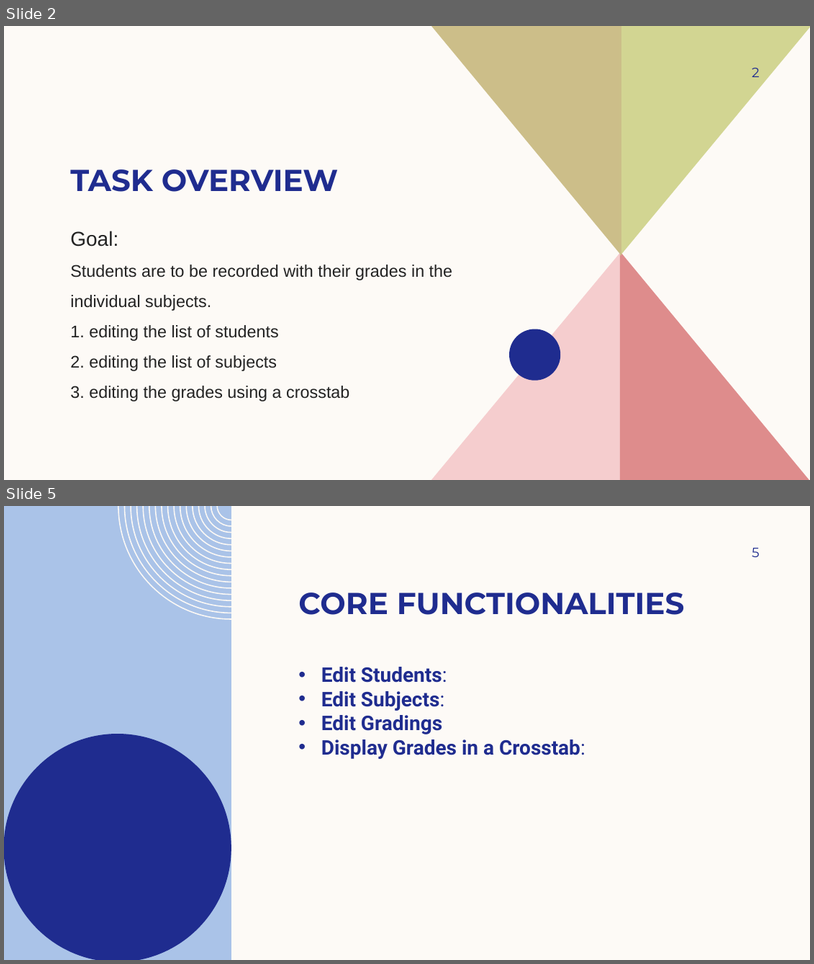
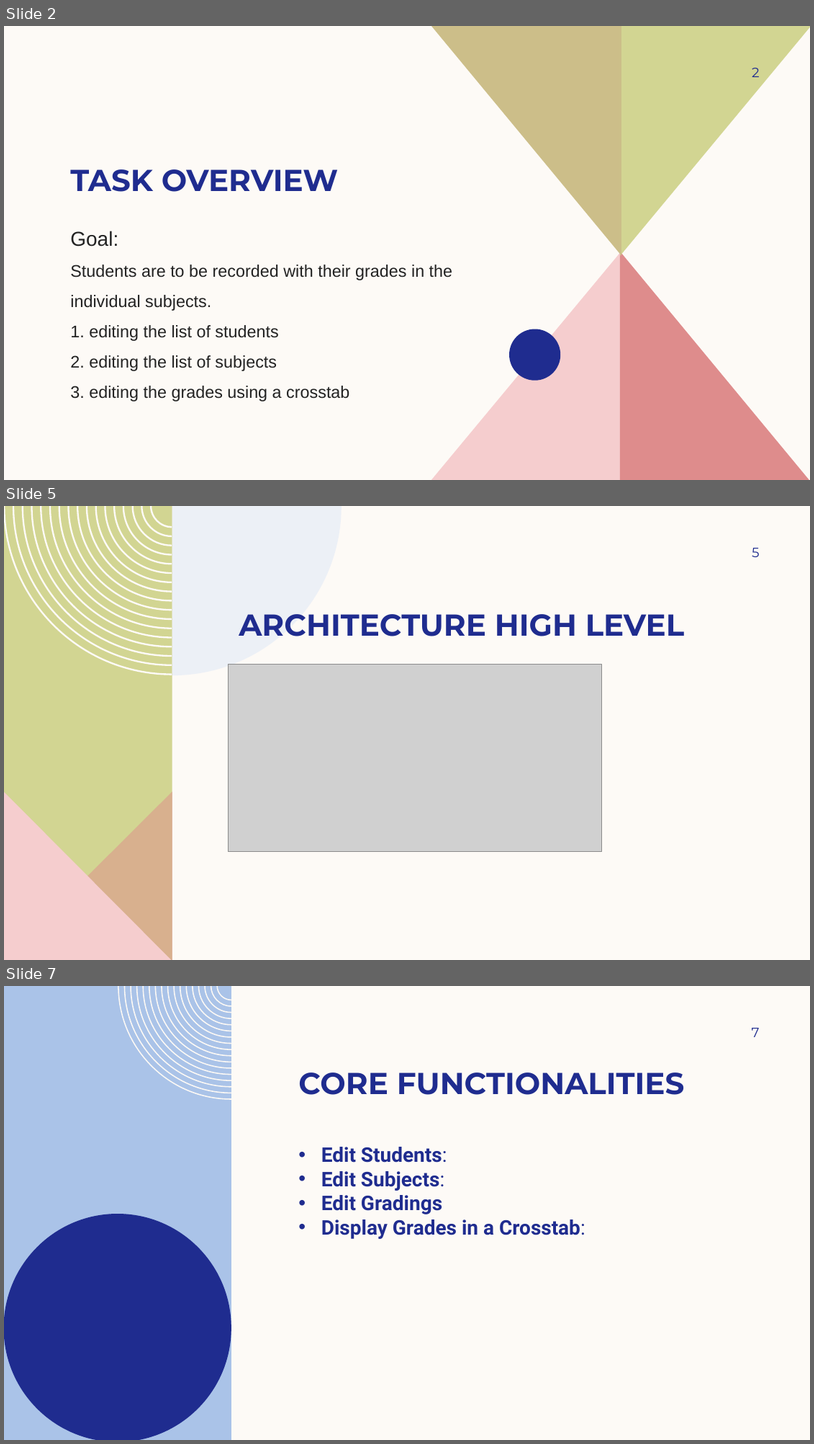
Before and after one commit to jubishkammily/GradePulseRepo, a slide deck: Docs/Grade Pulse.pptx. Shown one above the other, each under a label of ours: slides 2 and 5 before the commit, slides 2, 5 and 7 after it; the slides between them are not shown. The pictures are 814x964 and 814x1444 pixels, drawn with LibreOffice and Linux fonts; fonts in the diff are those of the drawing; grey boxes stand for pictures; background and template pictures are left out. Boxes give left, top, right and bottom in pixels: in the first picture for what was removed or moved away, otherwise in the second. Text is boxed around its words. In the diff, an @@ line names an element or a change of style, - is before the commit and + after.

```diff
--- a/Docs/Grade Pulse.pptx
+++ b/Docs/Grade Pulse.pptx
@@ slide 5 added at <box>4,506,810,960</box>, background #FDFAF6 @@
@@ freeform shape added at <box>4,506,172,960</box>, fill #D2D592 @@
@@ freeform shape added at <box>4,506,172,674</box>, fill #FDFAF6 @@
@@ freeform shape added at <box>172,506,342,675</box>, fill #DDE7F6 at 50% opacity @@
@@ page number added at <box>752,548,760,557</box>, 16 pt, text #1F2C8F @@
+5
@@ title added at <box>239,614,684,636</box>, 36 pt, text #1F2C8F, bold @@
+ARCHITECTURE HIGH LEVEL
@@ picture added at <box>229,664,602,852</box> @@
@@ freeform shape added at <box>4,791,172,960</box>, fill #DE8C8C at 50% opacity @@
@@ freeform shape added at <box>4,791,172,960</box>, fill #F5CDCE @@
@@ what was slide 5 is now slide 7 @@
@@ page number at <box>752,1028,760,1037</box>: text changed @@
-5
+7
```
Also in this commit, not shown: 6 slides changed, 1 other slide added, 1 slide removed, 6 other files.
